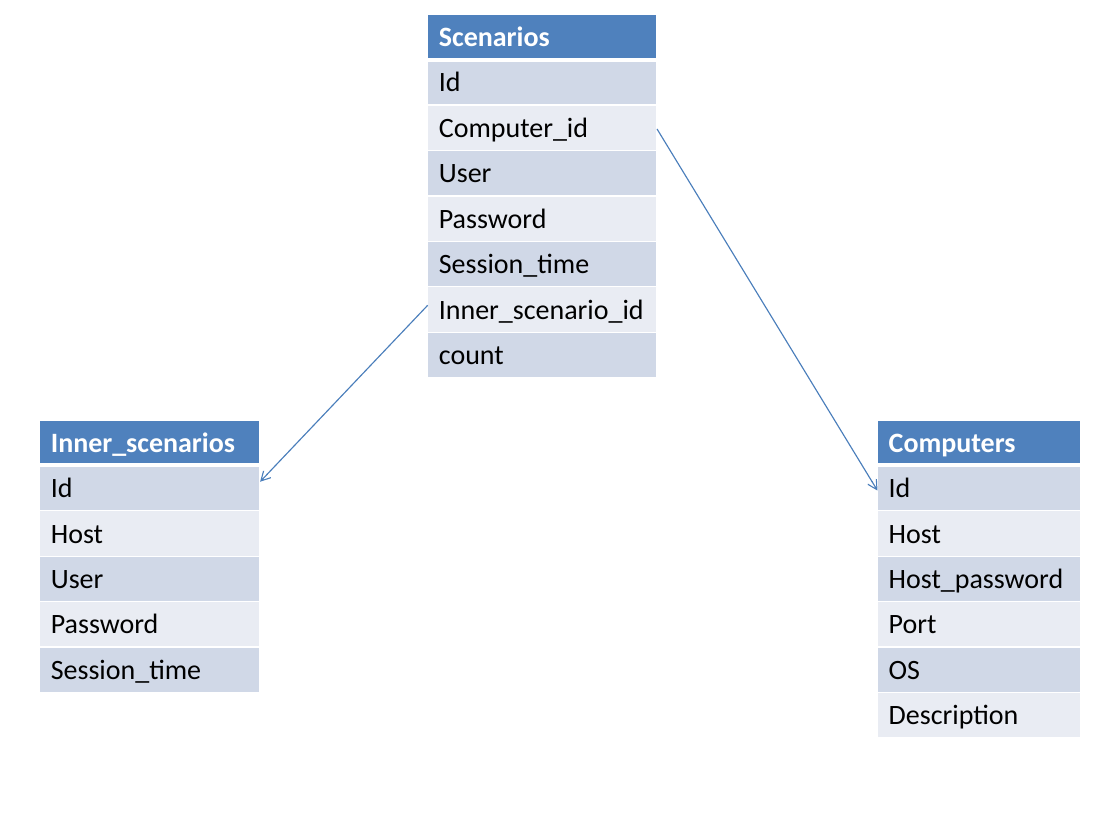
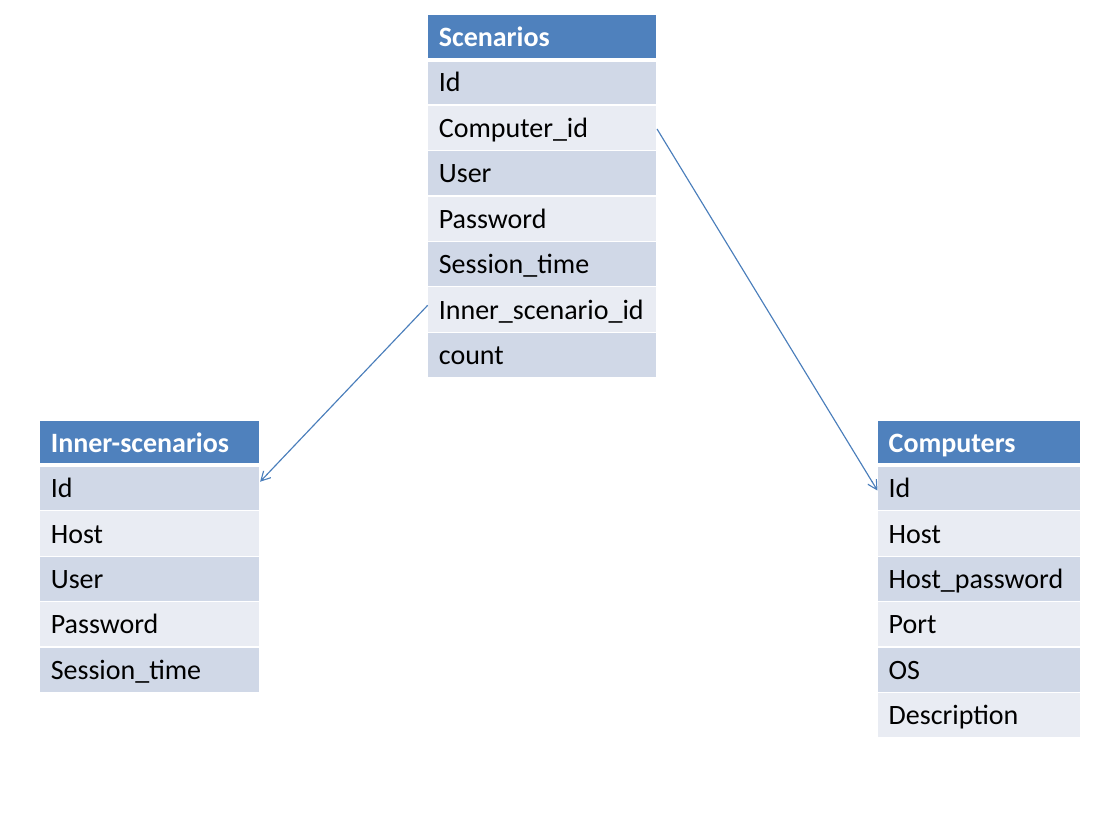
Before and after one commit to aragats/HPI, a slide deck: slide 1 of Research School/Retreat/Fall 2014/retreat draft - version 2/Scenario relations.pptx. Drawn at 1120x840 pixels with LibreOffice and Linux fonts; fonts in the diff are those of the drawing. Boxes give left, top, right and bottom in pixels: in the first picture for what was removed or moved away, otherwise in the second. Text is boxed around its words. In the diff, an @@ line names an element or a change of style, - is before the commit and + after.

```diff
--- a/Research School/Retreat/Fall 2014/retreat draft - version 2/Scenario relations.pptx
+++ b/Research School/Retreat/Fall 2014/retreat draft - version 2/Scenario relations.pptx
@@ table at (39,420,260,689) @@
-row 1, column 1: Inner_scenarios
+row 1, column 1: Inner-scenarios
```
Also in this commit, not shown: 1 other file.
